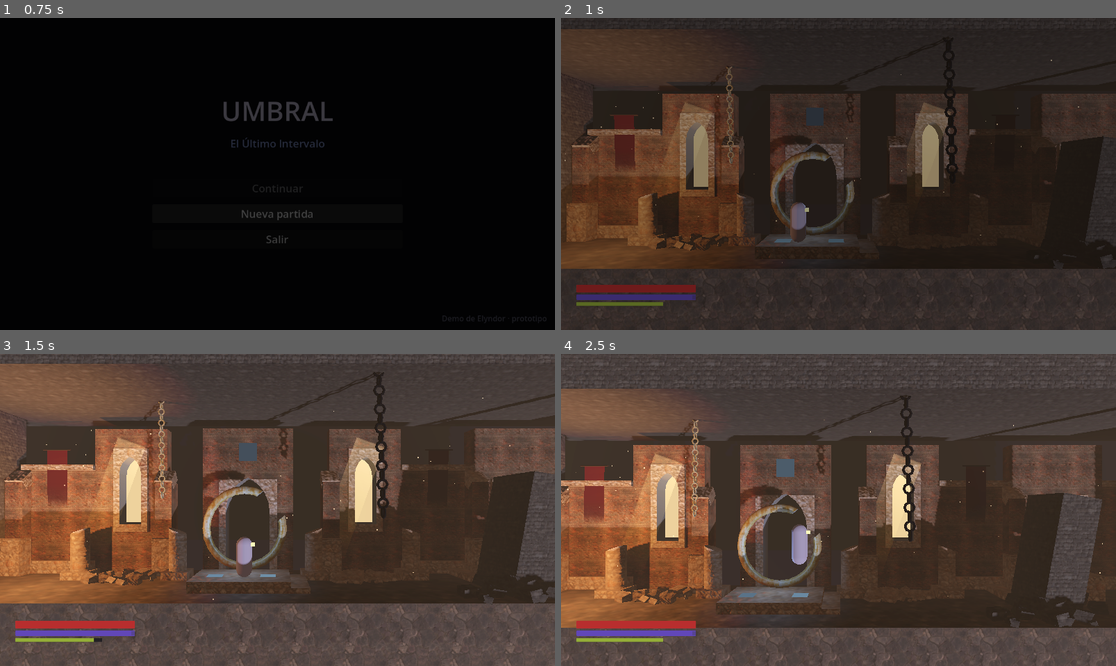
Above: before the commit, frames 1-4 (two rows, left to right).
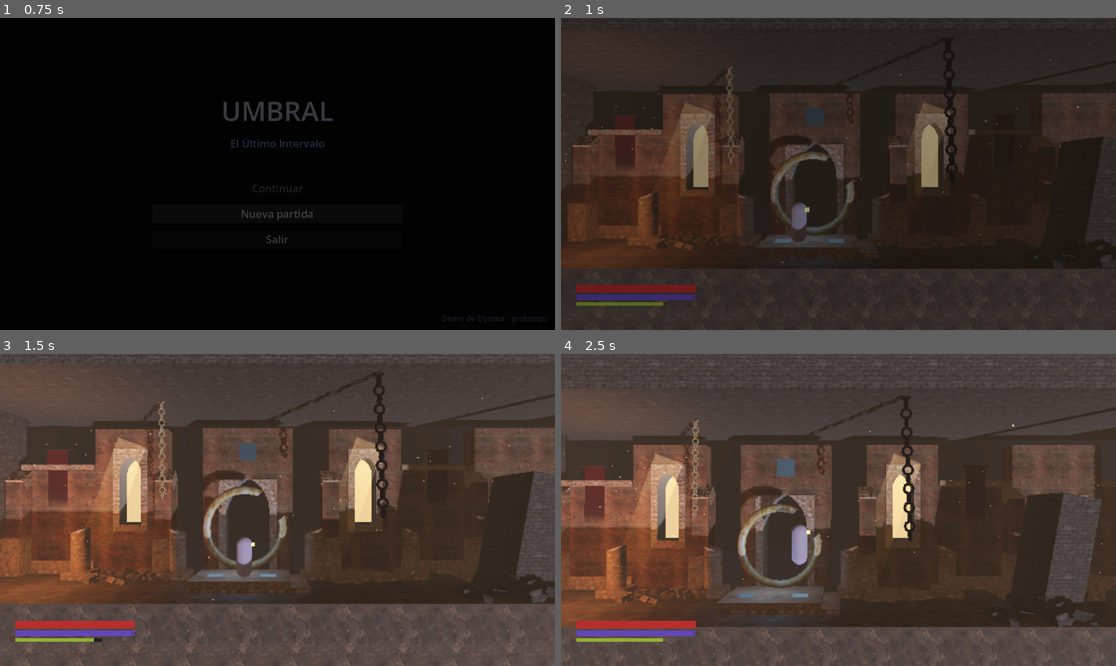
Above: after the commit, the same moments.

Repository: juanjoseorejuela87-cell/UMBRAL-EL-ULTIMO-INTERVALO
Game: Godot game, scene res://scenes/main/main.tscn
Two runs of this game, one before a commit and one after it. Both use one fixed random seed, a clock stepped at 60 frames per second and the inputs below.
Inputs (mouse positions are in pixels of both pictures, inside the frame that each line leads up to):
- Up to frame 1 (0.75 s): click "Nueva partida" at 0.5 s
- Up to frame 2 (1 s): no input
- Up to frame 3 (1.5 s): move the mouse to (399, 494) at 1.27 s; hold D (mover_derecha) from 1.28 s (still down); hold F (coser) from 1.28 s (still down); click (399, 494) at 1.42 s
- Up to frame 4 (2.5 s): tap Space (saltar) at 1.52, 2.27 s; tap Q (desfase) at 1.55, 2.1 s; move the mouse to (727, 525) at 2.02 s; release D (mover_derecha) at 2.03 s; release F (coser) at 2.03 s; hold S (mover_abajo) from 2.03 s (still down); tap U (guardia) at 2.3 s

Frame 1 is identical in both runs. In frame 2, 4.5% of the frame differs, in the area x 0-100%, y 8-81%; in frame 3, 17%, in the area x 0-99%, y 2-94%; in frame 4, 14%.

Commit message:
[claude] Hito 12: calidad gráfica escalable (preajustes Bajo–Ultra, Compatibility/Forward+ con reinicio, detección y guardado) y TAREA-011
Co-Authored-By: Claude Opus 5.5 <noreply@anthropic.com>

Diff:
--- a/project.godot
+++ b/project.godot
@@ -23,6 +23,7 @@
 Salas="*res://scripts/core/mundo/gestor_salas.gd"
 Impactos="*res://scripts/core/efectos/director_impactos.gd"
 Sonido="*res://scripts/core/sonido/gestor_sonido.gd"
+Graficos="*res://scripts/core/graficos/configuracion_grafica.gd"
 
 [debug]
 
--- a/scripts/core/fase/atmosfera_fase.gd
+++ b/scripts/core/fase/atmosfera_fase.gd
@@ -41,7 +41,27 @@
 	environment.ambient_light_source = Environment.AMBIENT_SOURCE_COLOR
 	environment.tonemap_mode = Environment.TONE_MAPPER_FILMIC
 	_fase.cambiada.connect(_al_cambiar)
+	var graficos: ConfiguracionGrafica = ConfiguracionGrafica.global()
+	if graficos:
+		graficos.calidad_cambiada.connect(_al_cambiar_calidad)
+		_al_cambiar_calidad(graficos.preajuste)
 	_aplicar(1.0 if _fase.en_desfase() else 0.0)
+
+
+## Efectos de entorno según la calidad (D-017). SSAO, SSIL, SDFGI y la niebla
+## volumétrica solo existen en Forward+ (ALTO y ULTRA); Compatibility los ignora.
+func _al_cambiar_calidad(_preajuste: ConfiguracionGrafica.Preajuste) -> void:
+	var a: Dictionary = ConfiguracionGrafica.global().ajustes()
+	# Hasta que el reinicio cambie de renderizador, no se piden efectos que el
+	# actual no tiene (el motor avisaría por cada uno).
+	var completo: bool = RenderingServer.get_current_rendering_method() == ConfiguracionGrafica.METODO_COMPLETO
+	environment.glow_enabled = a["brillo"]
+	environment.ssao_enabled = completo and a["ssao"]
+	environment.ssil_enabled = completo and a["ssil"]
+	environment.sdfgi_enabled = completo and a["sdfgi"]
+	environment.volumetric_fog_enabled = completo and a["niebla_volumetrica"]
+	environment.volumetric_fog_density = 0.01
+	environment.volumetric_fog_length = 40.0
 
 
 ## 0 = Realidad, 1 = Desfase (valores intermedios durante la transición).
@@ -52,6 +72,7 @@
 	environment.ambient_light_energy = lerpf(energia_ambiente_realidad, energia_ambiente_desfase, mezcla)
 	environment.glow_intensity = lerpf(brillo_realidad, brillo_desfase, mezcla)
 	environment.adjustment_saturation = lerpf(saturacion_realidad, saturacion_desfase, mezcla)
+	environment.volumetric_fog_albedo = environment.fog_light_color
 
 
 func _al_cambiar(estado: GestorFase.Estado) -> void:
--- /dev/null
+++ b/scripts/core/graficos/configuracion_grafica.gd
@@ -0,0 +1,166 @@
+class_name ConfiguracionGrafica
+extends Node
+## Calidad gráfica escalable (autoload "Graficos", D-017): el juego debe ir bien
+## en PC modestos y aprovechar los potentes.
+## - BAJO y MEDIO usan el renderizador Compatibility; ALTO y ULTRA, Forward+.
+##   Cambiar entre ambos grupos requiere reiniciar el juego (lo hace solo).
+## - Cada preajuste fija resolución interna, antialiasing, sombras y efectos de
+##   atmósfera. Las salas se adaptan al cargarse (luces) y AtmosferaFase lee
+##   los efectos de entorno de aquí.
+## - La elección se guarda en user://ajustes.cfg; el primer arranque la deduce
+##   del tipo de tarjeta gráfica.
+
+signal calidad_cambiada(preajuste: Preajuste)
+
+enum Preajuste { BAJO, MEDIO, ALTO, ULTRA }
+
+const NOMBRES: Array[String] = ["Bajo", "Medio", "Alto", "Ultra"]
+const METODO_LIGERO: String = "gl_compatibility"
+const METODO_COMPLETO: String = "forward_plus"
+const ARG_REINICIO: String = "--umbral-reinicio-graficos"
+
+## Ajustes de cada preajuste, en el orden de Preajuste.
+const AJUSTES: Array[Dictionary] = [
+	{"escala_3d": 0.75, "msaa": Viewport.MSAA_DISABLED, "sombra_direccional": 1024, "atlas_sombras": 1024,
+		"sombras_puntuales": false, "brillo": false, "ssao": false, "ssil": false, "sdfgi": false, "niebla_volumetrica": false},
+	{"escala_3d": 1.0, "msaa": Viewport.MSAA_2X, "sombra_direccional": 2048, "atlas_sombras": 2048,
+		"sombras_puntuales": true, "brillo": true, "ssao": false, "ssil": false, "sdfgi": false, "niebla_volumetrica": false},
+	{"escala_3d": 1.0, "msaa": Viewport.MSAA_2X, "sombra_direccional": 4096, "atlas_sombras": 4096,
+		"sombras_puntuales": true, "brillo": true, "ssao": true, "ssil": false, "sdfgi": false, "niebla_volumetrica": true},
+	{"escala_3d": 1.0, "msaa": Viewport.MSAA_4X, "sombra_direccional": 4096, "atlas_sombras": 8192,
+		"sombras_puntuales": true, "brillo": true, "ssao": true, "ssil": true, "sdfgi": true, "niebla_volumetrica": true},
+]
+
+var ruta_ajustes: String = "user://ajustes.cfg"
+var preajuste: Preajuste = Preajuste.MEDIO
+## Si es false no se reinicia nunca (editor, pruebas, sin pantalla).
+var reinicio_permitido: bool = true
+
+static var _instancia: ConfiguracionGrafica
+
+
+func _init() -> void:
+	_instancia = self
+
+
+## Acceso sin depender del nombre del autoload (ver GestorFase.global()).
+static func global() -> ConfiguracionGrafica:
+	return _instancia
+
+
+func _ready() -> void:
+	reinicio_permitido = DisplayServer.get_name() != "headless" and not OS.has_feature("editor")
+	if DisplayServer.get_name() == "headless":
+		# Las pruebas no tocan los ajustes reales del jugador.
+		ruta_ajustes = "user://ajustes_pruebas.cfg"
+	if not cargar():
+		preajuste = detectar_preajuste()
+		guardar()
+	_aplicar()
+	get_tree().node_added.connect(_al_anadir_nodo)
+	_comprobar_renderizador()
+
+
+func ajustes() -> Dictionary:
+	return AJUSTES[preajuste]
+
+
+func usa_renderizador_completo(p: Preajuste = preajuste) -> bool:
+	return p >= Preajuste.ALTO
+
+
+func metodo_deseado(p: Preajuste = preajuste) -> String:
+	return METODO_COMPLETO if usa_renderizador_completo(p) else METODO_LIGERO
+
+
+## Para avisar al jugador antes de cambiar: true si el preajuste pide otro
+## renderizador y el juego se reiniciará (se pierde lo no guardado en un Ancla).
+func requiere_reinicio(p: Preajuste) -> bool:
+	var actual: String = RenderingServer.get_current_rendering_method()
+	return actual != "" and actual != "dummy" and actual != metodo_deseado(p)
+
+
+## Cambia la calidad. Devuelve true si hace falta reiniciar para el
+## renderizador (y, si está permitido, reinicia).
+func cambiar(nuevo: Preajuste) -> bool:
+	preajuste = nuevo
+	guardar()
+	_aplicar()
+	calidad_cambiada.emit(preajuste)
+	return _comprobar_renderizador()
+
+
+## Primer arranque: gráfica integrada o desconocida → BAJO; dedicada → ALTO.
+func detectar_preajuste() -> Preajuste:
+	match RenderingServer.get_video_adapter_type():
+		RenderingDevice.DEVICE_TYPE_DISCRETE_GPU:
+			return Preajuste.ALTO
+		RenderingDevice.DEVICE_TYPE_INTEGRATED_GPU:
+			return Preajuste.BAJO
+		_:
+			return Preajuste.BAJO
+
+
+func guardar() -> void:
+	var archivo := ConfigFile.new()
+	archivo.load(ruta_ajustes)
+	archivo.set_value("graficos", "preajuste", NOMBRES[preajuste])
+	archivo.save(ruta_ajustes)
+
+
+func cargar() -> bool:
+	var archivo := ConfigFile.new()
+	if archivo.load(ruta_ajustes) != OK or not archivo.has_section_key("graficos", "preajuste"):
+		return false
+	var indice: int = NOMBRES.find(str(archivo.get_value("graficos", "preajuste")))
+	if indice < 0:
+		return false
+	preajuste = indice as Preajuste
+	return true
+
+
+func _aplicar() -> void:
+	var a: Dictionary = ajustes()
+	var vista: Viewport = get_viewport()
+	vista.scaling_3d_scale = a["escala_3d"]
+	vista.msaa_3d = a["msaa"]
+	vista.positional_shadow_atlas_size = a["atlas_sombras"]
+	RenderingServer.directional_shadow_atlas_set_size(a["sombra_direccional"], true)
+	for nodo: Node in get_tree().root.find_children("*", "Light3D", true, false):
+		_ajustar_luz(nodo as Light3D)
+
+
+## Las luces que van entrando (salas nuevas) se adaptan a la calidad.
+func _al_anadir_nodo(nodo: Node) -> void:
+	if nodo is Light3D:
+		_ajustar_luz.call_deferred(nodo as Light3D)
+
+
+## Sin sombras puntuales en BAJO; la luz direccional conserva la suya.
+func _ajustar_luz(luz: Light3D) -> void:
+	if not is_instance_valid(luz) or luz is DirectionalLight3D:
+		return
+	if not luz.has_meta(&"sombra_original"):
+		luz.set_meta(&"sombra_original", luz.shadow_enabled)
+	luz.shadow_enabled = bool(luz.get_meta(&"sombra_original")) and bool(ajustes()["sombras_puntuales"])
+
+
+## Si el renderizador en uso no es el del preajuste, reinicia con el correcto.
+func _comprobar_renderizador() -> bool:
+	var actual: String = RenderingServer.get_current_rendering_method()
+	var deseado: String = metodo_deseado()
+	if actual == "" or actual == "dummy" or actual == deseado:
+		return false
+	if OS.get_cmdline_user_args().has(ARG_REINICIO):
+		# Ya se reinició y el motor no pudo usar Forward+ (sin Vulkan/D3D12):
+		# se baja a MEDIO para no reiniciar en cada arranque.
+		if usa_renderizador_completo():
+			preajuste = Preajuste.MEDIO
+			guardar()
+			_aplicar()
+			calidad_cambiada.emit(preajuste)
+		return false
+	if reinicio_permitido:
+		OS.set_restart_on_exit(true, ["--rendering-method", deseado, "--", ARG_REINICIO])
+		get_tree().quit()
+	return true
--- /dev/null
+++ b/tests/test_graficos.gd
@@ -0,0 +1,118 @@
+extends SceneTree
+## Prueba automática de la calidad gráfica escalable (hito 12, D-017):
+## preajustes, guardado, luces de la sala y efectos de la atmósfera.
+## Uso: Godot_console.exe --headless --path D:\UMBRAL -s res://tests/test_graficos.gd
+## Código de salida = número de comprobaciones fallidas.
+
+const SALA: String = "res://scenes/niveles/elyndor/camara_despertar.tscn"
+
+var _graficos: ConfiguracionGrafica
+var _fallos: int = 0
+
+
+func _initialize() -> void:
+	ConfigControles.registrar()
+	_graficos = ConfiguracionGrafica.global()
+	_ejecutar.call_deferred()
+
+
+func _ejecutar() -> void:
+	await _esperar(2)
+	_comprobar(_graficos != null, "existe el autoload de gráficos")
+	_comprobar(not _graficos.reinicio_permitido, "sin pantalla nunca se reinicia el juego")
+	_comprobar(_graficos.ruta_ajustes != "user://ajustes.cfg", "las pruebas no tocan los ajustes reales")
+
+	# Grupos de renderizador
+	_comprobar(_graficos.metodo_deseado(ConfiguracionGrafica.Preajuste.BAJO) == "gl_compatibility"
+		and _graficos.metodo_deseado(ConfiguracionGrafica.Preajuste.MEDIO) == "gl_compatibility",
+		"BAJO y MEDIO usan Compatibility")
+	_comprobar(_graficos.metodo_deseado(ConfiguracionGrafica.Preajuste.ALTO) == "forward_plus"
+		and _graficos.metodo_deseado(ConfiguracionGrafica.Preajuste.ULTRA) == "forward_plus",
+		"ALTO y ULTRA usan Forward+")
+	_comprobar(ConfiguracionGrafica.AJUSTES.size() == ConfiguracionGrafica.NOMBRES.size(), "hay ajustes para cada preajuste")
+	var en_completo: bool = RenderingServer.get_current_rendering_method() == ConfiguracionGrafica.METODO_COMPLETO
+	_comprobar(_graficos.requiere_reinicio(ConfiguracionGrafica.Preajuste.ULTRA) != en_completo
+		and _graficos.requiere_reinicio(ConfiguracionGrafica.Preajuste.BAJO) == en_completo,
+		"solo pide reinicio el preajuste del otro renderizador")
+
+	change_scene_to_file(SALA)
+	await _esperar_escena(SALA)
+	var atmosfera: AtmosferaFase = current_scene.find_children("*", "AtmosferaFase", true, false)[0] as AtmosferaFase
+	# Luces que en la escena tienen sombra (la calidad actual puede habérsela quitado).
+	var luces: Array[Light3D] = []
+	for nodo: Node in current_scene.find_children("*", "Light3D", true, false):
+		var luz: Light3D = nodo as Light3D
+		if luz.has_meta(&"sombra_original") and bool(luz.get_meta(&"sombra_original")):
+			luces.append(luz)
+	_comprobar(not luces.is_empty(), "la sala tiene luces puntuales con sombra (%d)" % luces.size())
+
+	# BAJO: sin sombras puntuales, sin brillo, resolución reducida
+	var senal: Array[int] = []
+	_graficos.calidad_cambiada.connect(func(p: ConfiguracionGrafica.Preajuste) -> void: senal.append(p))
+	_graficos.cambiar(ConfiguracionGrafica.Preajuste.BAJO)
+	await _esperar(2)
+	_comprobar(senal.has(ConfiguracionGrafica.Preajuste.BAJO), "cambiar la calidad emite la señal")
+	_comprobar(root.scaling_3d_scale < 1.0 and root.msaa_3d == Viewport.MSAA_DISABLED, "BAJO reduce la resolución interna y quita el antialiasing")
+	_comprobar(not atmosfera.environment.glow_enabled and not atmosfera.environment.ssao_enabled, "BAJO apaga el brillo y la oclusión")
+	var sin_sombras: bool = true
+	for luz: Light3D in luces:
+		sin_sombras = sin_sombras and not luz.shadow_enabled
+	_comprobar(sin_sombras, "BAJO quita las sombras de las luces puntuales")
+
+	# ULTRA: todo encendido; las sombras originales vuelven
+	_graficos.cambiar(ConfiguracionGrafica.Preajuste.ULTRA)
+	await _esperar(2)
+	_comprobar(root.scaling_3d_scale == 1.0 and root.msaa_3d == Viewport.MSAA_4X, "ULTRA usa resolución completa y MSAA 4x")
+	var env: Environment = atmosfera.environment
+	var extras: Array[bool] = [env.ssao_enabled, env.ssil_enabled, env.sdfgi_enabled, env.volumetric_fog_enabled]
+	if RenderingServer.get_current_rendering_method() == ConfiguracionGrafica.METODO_COMPLETO:
+		_comprobar(env.glow_enabled and not extras.has(false), "ULTRA enciende brillo, SSAO, SSIL, SDFGI y niebla volumétrica")
+	else:
+		_comprobar(env.glow_enabled and not extras.has(true), "ULTRA sin Forward+ todavía: brillo sí, efectos de Forward+ en espera")
+	var con_sombras: bool = true
+	for luz: Light3D in luces:
+		con_sombras = con_sombras and luz.shadow_enabled
+	_comprobar(con_sombras, "las luces recuperan sus sombras al subir la calidad")
+	_comprobar(current_scene != null and current_scene.scene_file_path == SALA, "cambiar de renderizador sin pantalla no cierra el juego")
+
+	# Las luces de una sala nueva se adaptan al entrar
+	_graficos.cambiar(ConfiguracionGrafica.Preajuste.BAJO)
+	var nueva: OmniLight3D = OmniLight3D.new()
+	nueva.shadow_enabled = true
+	current_scene.add_child(nueva)
+	await _esperar(2)
+	_comprobar(not nueva.shadow_enabled, "una luz que entra después también respeta la calidad")
+
+	# Guardado
+	_graficos.cambiar(ConfiguracionGrafica.Preajuste.ALTO)
+	var copia: ConfiguracionGrafica = ConfiguracionGrafica.new()
+	copia.ruta_ajustes = _graficos.ruta_ajustes
+	_comprobar(copia.cargar() and copia.preajuste == ConfiguracionGrafica.Preajuste.ALTO, "la calidad se guarda y se recupera")
+	copia.free()
+	ConfiguracionGrafica._instancia = _graficos
+	var detectado: ConfiguracionGrafica.Preajuste = _graficos.detectar_preajuste()
+	_comprobar(ConfiguracionGrafica.NOMBRES.size() > detectado, "la detección automática devuelve un preajuste válido (%s)" % ConfiguracionGrafica.NOMBRES[detectado])
+
+	_graficos.cambiar(ConfiguracionGrafica.Preajuste.MEDIO)
+	DirAccess.remove_absolute(ProjectSettings.globalize_path(_graficos.ruta_ajustes))
+	print("Fallos: %d" % _fallos)
+	quit(_fallos)
+
+
+func _esperar(frames: int) -> void:
+	for i: int in frames:
+		await physics_frame
+
+
+func _esperar_escena(ruta: String) -> void:
+	for i: int in 60:
+		await physics_frame
+		if current_scene and current_scene.scene_file_path == ruta:
+			await physics_frame
+			return
+
+
+func _comprobar(condicion: bool, descripcion: String) -> void:
+	print(("  [OK]    " if condicion else "  [FALLO] ") + descripcion)
+	if not condicion:
+		_fallos += 1
Not shown, added: scripts/core/graficos/configuracion_grafica.gd.uid
Not shown, added: tests/test_graficos.gd.uid
Not shown, changed: comunicacion/CANAL.md
Not shown, changed: documentation/DECISIONES.md
Not shown, changed: documentation/ESTADO.md
Not shown, added: documentation/tareas/TAREA-011-menu-graficos.md
